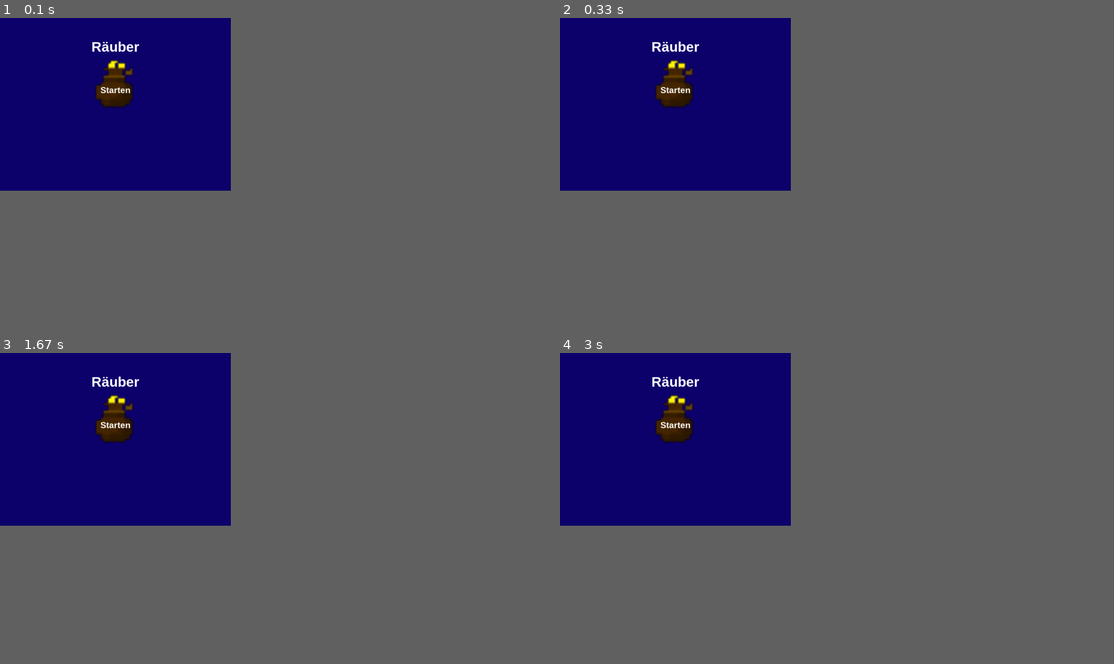
Above: before the commit, frames 1-4 (two rows, left to right).
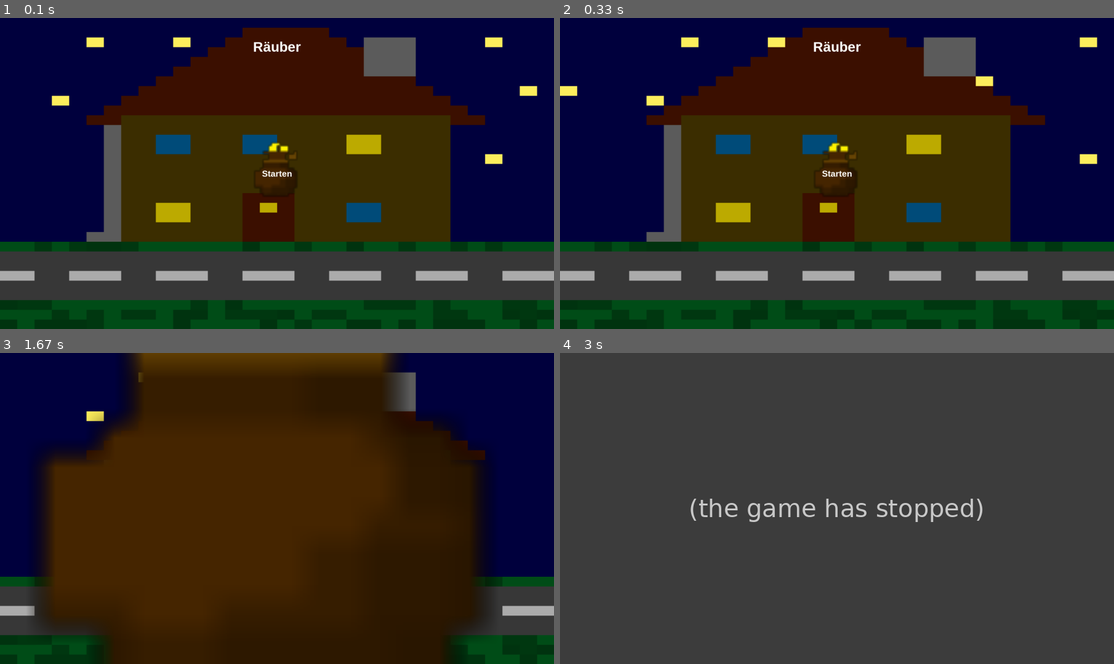
Above: after the commit, the same moments.

Repository: 25-26-1AHIF/pygameproject-rauber_david_jonas
Game: pygame game, started from game/main.py
Two runs of this game, one before a commit and one after it. Both use one fixed random seed, a clock stepped at 60 frames per second and the inputs below.
Inputs (mouse positions are in pixels of both pictures, inside the frame that each line leads up to):
- Up to frame 1 (0.1 s): no input
- Up to frame 2 (0.33 s): no input
- Up to frame 3 (1.67 s): click (277, 508) at 0.38 s
- Up to frame 4 (3 s): no input
In our replay, the window is 375x281 before the commit and 900x506 after it. These sizes can differ from the game's own. Grey fills any space a smaller window leaves; there, only what the larger window draws over its background counts as a difference.

The runs differ from the first frame. In frame 1, 81% of the frame differs, in the area x 0-100%, y 0-100%; in frame 2, 81%; in frame 3, 53%; in frame 4, 24%.
After the commit the program exited at 2.17 s; later frames show no game.

Commit message:
Animation

Diff:
--- a/game/game_variables/game_variables.py
+++ b/game/game_variables/game_variables.py
@@ -1,8 +1,8 @@
 import pygame
 
 class GameVariables:
-    SCREEN_WIDTH = 800
-    SCREEN_HIGHT = 600
+    SCREEN_WIDTH = 1920
+    SCREEN_HIGHT = 1080
     FPS = 60
     player_size = 32
     player_v = 5
--- a/game/main.py
+++ b/game/main.py
@@ -1,89 +1,105 @@
 import pygame
 from game_variables.game_variables import GameVariables as gv
 from game_variables.game_variables import GameScreens as GameScreens
-from objects.sprites import Bilder as B, Bilder
-
+from objects.sprites import Bilder
 
 def main_screen(screen: pygame.Surface, clock: pygame.time.Clock):
     pygame.display.set_caption("Main Screen")
+    frame_counter = 0
 
     titel_text = gv.FONT_BIG.render("Räuber", True, "white")
     starten_text = gv.FONT_MIDDLE.render("Starten", True, "white")
     titel_text_rect = titel_text.get_rect(center=(gv.SCREEN_WIDTH / 2, 100))
-    starten_text_rect = starten_text.get_rect(center=(gv.SCREEN_WIDTH / 2, 250))
-    Geldsack = Bilder("Bilder/Geldsack.png", 1, pygame.Rect(0, 0, 48, 48), 1)
+    starten_text_rect = starten_text.get_rect(center=(gv.SCREEN_WIDTH / 2, gv.SCREEN_HIGHT / 2))
+
+    Geldsack = Bilder("Bilder/Geldsack.png", 1, pygame.Rect(0, 0, 42, 42), 1)
+    Hintergrund = Bilder("Bilder/Hintergrund.png", 16, pygame.Rect(0, 0, 1024, 1024), 10)
     Geldsack.load_spritesheet()
-    groesse = (400,400)
+    Hintergrund.load_spritesheet()
+
+    groesse = (400, 400)
+    groesse_hintergrund = (gv.SCREEN_WIDTH, gv.SCREEN_HIGHT)
+
     Geldsack.images[0] = pygame.transform.smoothscale(Geldsack.images[0], groesse)
-
+    original_hintergrund = Hintergrund.images[:]
+    Hintergrund.images = [pygame.transform.smoothscale(img, groesse_hintergrund) for img in original_hintergrund]
 
     while True:
         for event in pygame.event.get():
             if event.type == pygame.QUIT:
                 return GameScreens.EXIT
-            if event.type == pygame.KEYDOWN:
-                if event.key == pygame.K_ESCAPE:
-                    return GameScreens.EXIT
-            if event.type == pygame.MOUSEBUTTONDOWN:
+            if event.type == pygame.KEYDOWN and event.key == pygame.K_ESCAPE:
+                return GameScreens.EXIT
+            if event.type == pygame.MOUSEBUTTONDOWN and event.button == 1:
                 if starten_text_rect.collidepoint(event.pos):
                     return GameScreens.ANIMATION
 
-
-
-        screen.fill((14, 0, 108))
+        Hintergrund.draw(screen, 0, 0, frame_counter)
         screen.blit(titel_text, titel_text_rect)
-        Geldsack.draw(screen, gv.SCREEN_WIDTH/2-groesse[0]/2+25,gv.SCREEN_HIGHT/2-groesse[0]/2-25, 1)
+        Geldsack.draw(
+            screen,
+            gv.SCREEN_WIDTH / 2 - groesse[0] / 2,
+            gv.SCREEN_HIGHT / 2 - groesse[1] / 2 + 10,
+            frame_counter
+        )
         screen.blit(starten_text, starten_text_rect)
 
+        frame_counter += 1
         pygame.display.flip()
         clock.tick(gv.FPS)
 
-
 def play_screen(screen: pygame.Surface, clock: pygame.time.Clock):
-    pass
+    return GameScreens.EXIT
 
 def animation_screen(screen: pygame.Surface, clock: pygame.time.Clock):
-    screen = pygame.display.set_mode((800, 600))
     pygame.display.set_caption("Animation")
+    frame_counter = 0
 
-    clock = pygame.time.Clock()
-    running = True
+    Geldsack = Bilder("Bilder/Geldsack.png", 1, pygame.Rect(0, 0, 42, 42), 1)
+    Hintergrund = Bilder("Bilder/Hintergrund.png", 16, pygame.Rect(0, 0, 1024, 1024), 2)
+    Geldsack.load_spritesheet()
+    Hintergrund.load_spritesheet()
 
-    Geldsack = Bilder("Bilder/Geldsack.png", 1, pygame.Rect(0, 0, 48, 48), 1)
-    Geldsack.load_spritesheet()
-    groesse = (400,400)
-    Geldsack.images[0] = pygame.transform.smoothscale(Geldsack.images[0], groesse)
-    Geldsack.draw(screen, gv.SCREEN_WIDTH / 2 - groesse[0] / 2 + 25, gv.SCREEN_HIGHT / 2 - groesse[0] / 2 - 25, 1)
+    groesse = (400, 400)
+    groesse_hintergrund = (gv.SCREEN_WIDTH, gv.SCREEN_HIGHT)
 
-    original = Geldsack.images[0]
+    original_geldsack = Geldsack.images[0]
+    original_hintergrund = Hintergrund.images[:]
+    Hintergrund.images = [pygame.transform.smoothscale(img, groesse_hintergrund) for img in original_hintergrund]
+    Geldsack.images[0] = pygame.transform.smoothscale(original_geldsack, groesse)
 
-    while running:
+    while True:
         for event in pygame.event.get():
             if event.type == pygame.QUIT:
-                running = False
+                return GameScreens.EXIT
+            if event.type == pygame.KEYDOWN and event.key == pygame.K_ESCAPE:
+                return GameScreens.EXIT
 
         screen.fill("black")
-        Geldsack.draw(screen, gv.SCREEN_WIDTH / 2 - groesse[0] / 2 + 25, gv.SCREEN_HIGHT / 2 - groesse[0] / 2 - 25,1)
-        groesse_neu = (groesse[0] + 10, groesse[1] + 10)
-        groesse = groesse_neu
-        Geldsack.images[0] = pygame.transform.smoothscale(original, groesse)
+        Hintergrund.draw(screen, 0, 0, frame_counter)
 
-        if groesse[0] > 10000:
+        Geldsack.draw(
+            screen,
+            gv.SCREEN_WIDTH / 2 - groesse[0] / 2,
+            gv.SCREEN_HIGHT / 2 - groesse[1] / 2 + 10,
+            frame_counter
+        )
+
+        groesse = (groesse[0] + 50, groesse[1] + 50)
+        Geldsack.images[0] = pygame.transform.smoothscale(original_geldsack, groesse)
+
+        frame_counter += 1
+
+        if groesse[0] > gv.SCREEN_WIDTH * 3:
             return GameScreens.PLAY
 
         pygame.display.flip()
         clock.tick(60)
 
-    pygame.quit()
-
-
 def main():
     gv.init()
-    screen = pygame.display.set_mode(
-        (gv.SCREEN_WIDTH, gv.SCREEN_HIGHT)
-    )
+    screen = pygame.display.set_mode((gv.SCREEN_WIDTH, gv.SCREEN_HIGHT))
     clock = pygame.time.Clock()
-
 
     while True:
         if GameScreens.actual == GameScreens.MAIN:
@@ -95,11 +111,7 @@
         elif GameScreens.actual == GameScreens.EXIT:
             break
 
-
-
-
     pygame.quit()
-
 
 if __name__ == "__main__":
     main()
--- a/game/objects/sprites.py
+++ b/game/objects/sprites.py
@@ -10,23 +10,16 @@
 
     def load_spritesheet(self):
         spritesheet = pygame.image.load(self.filepath).convert_alpha()
-
         for image_index in range(self.image_count):
-            # Neues Surface mit Transparenz
             image_surface = pygame.Surface(self.image_rect.size, pygame.SRCALPHA).convert_alpha()
-
-
             area = pygame.Rect(
                 image_index * self.image_rect.width,
                 0,
                 self.image_rect.width,
                 self.image_rect.height
             )
-
             image_surface.blit(spritesheet, (0, 0), area)
             self.images.append(image_surface)
 
     def draw(self, screen: pygame.Surface, xpos: float, ypos: float, frame_counter: int):
-        index = (frame_counter // self.animation_speed) % self.image_count
-
-        screen.blit(self.images[index], (int(xpos), int(ypos)), )
+        screen.blit(self.images[(frame_counter // self.animation_speed) % self.image_count],(int(xpos), int(ypos)))
Binary file added: game/Bilder/Hintergrund.png
